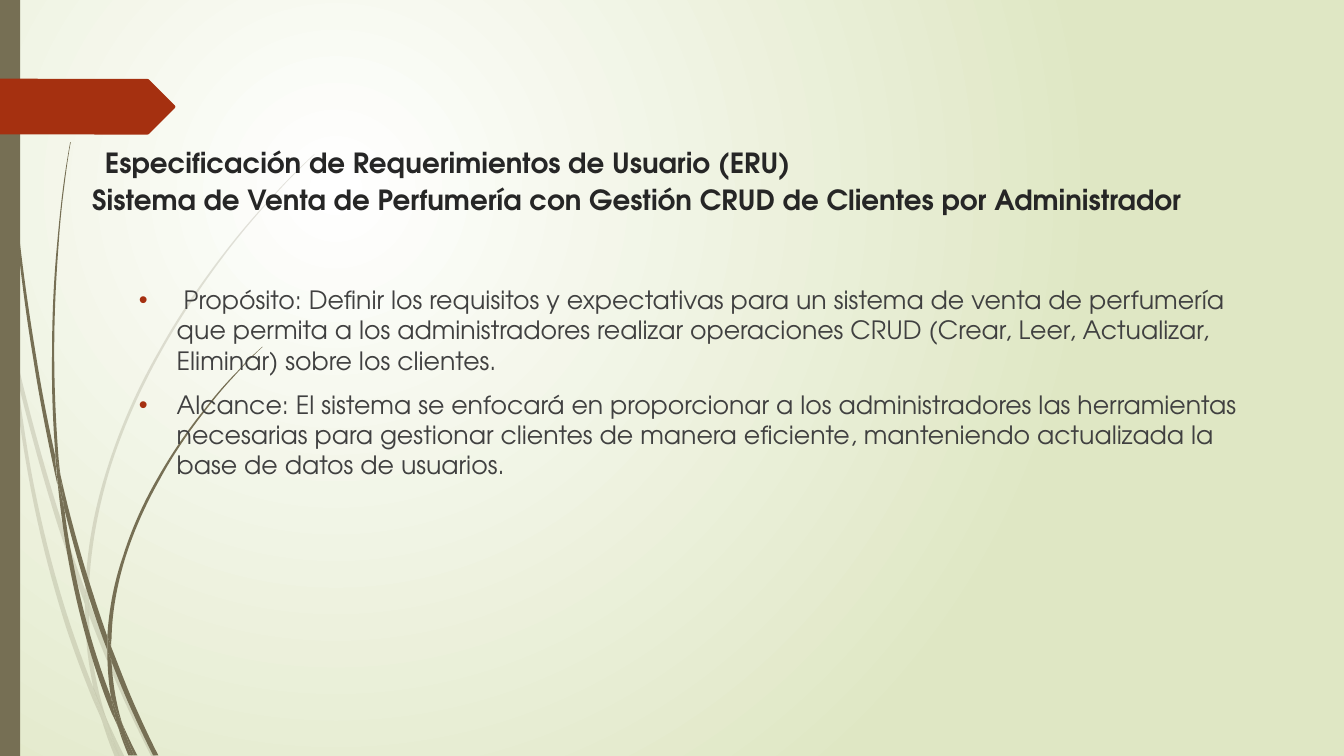
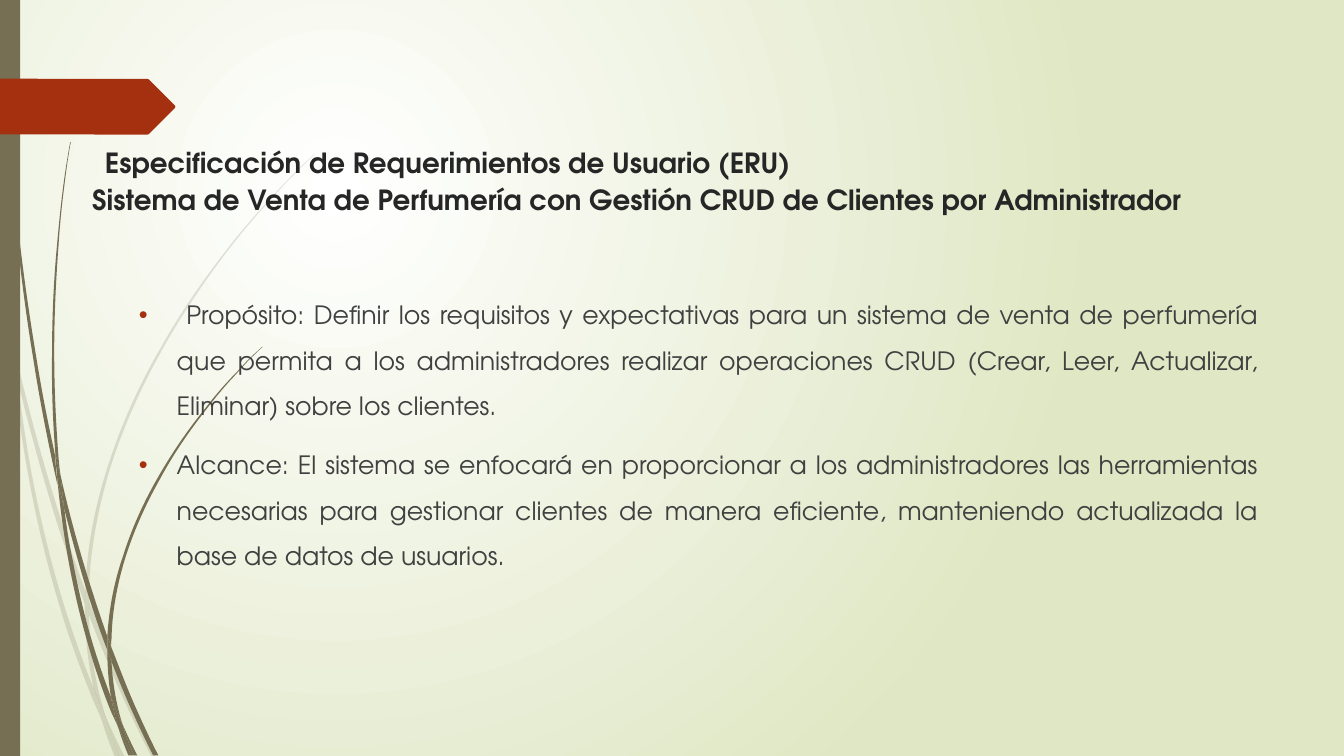
Before and after one commit to ChristianHernand16/Human-Computer-Integration-Human-Computer-Integration-And-Digital-Citizenship, a slide deck: slide 4 of Parte III/Informe/SISTEMA DE GESTIÓN DE VENTAS DE PERFUMERÍA EN.pptx (slide 7 before the commit). Drawn at 1344x756 pixels with LibreOffice and Linux fonts; fonts in the diff are those of the drawing. Boxes give left, top, right and bottom in pixels: in the first picture for what was removed or moved away, otherwise in the second. Text is boxed around its words. In the diff, an @@ line names an element or a change of style, - is before the commit and + after.

```diff
--- a/Parte III/Informe/SISTEMA DE GESTIÓN DE VENTAS DE PERFUMERÍA EN.pptx
+++ b/Parte III/Informe/SISTEMA DE GESTIÓN DE VENTAS DE PERFUMERÍA EN.pptx
@@ text "Propósito: Definir los requisitos y ..." at (177, 305, 1258, 566): alignment left to justified; line spacing 1 to 1.5 @@
```
Also in this commit, not shown: 11 other slides changed, 1 other file.
